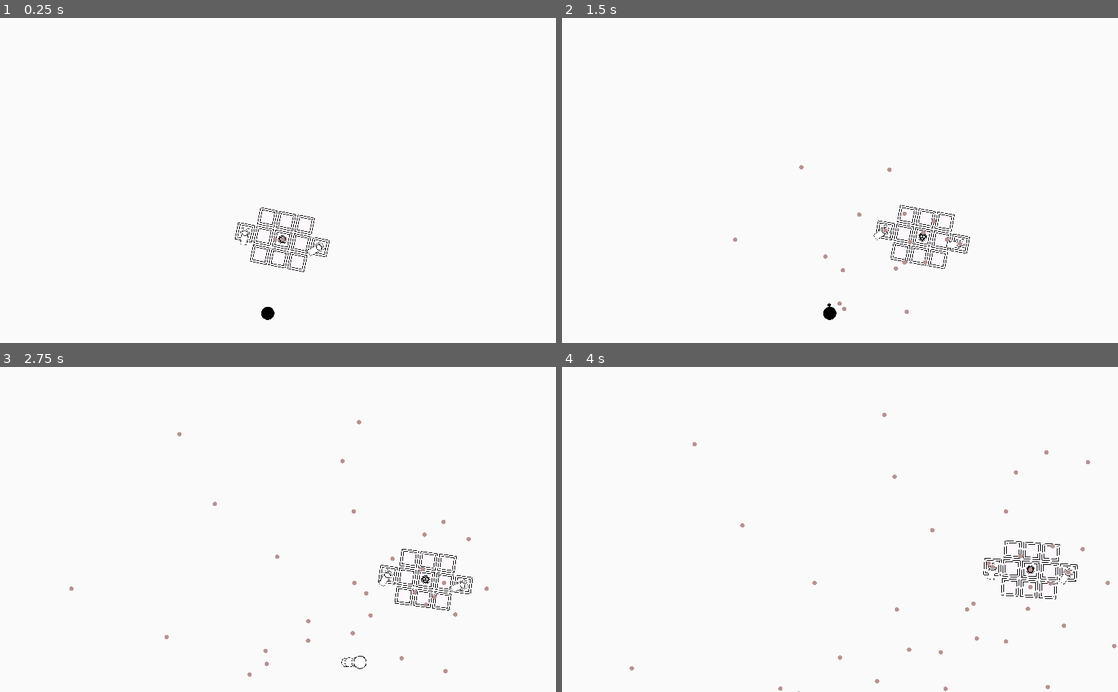
Above: before the commit, frames 1-4 (two rows, left to right).
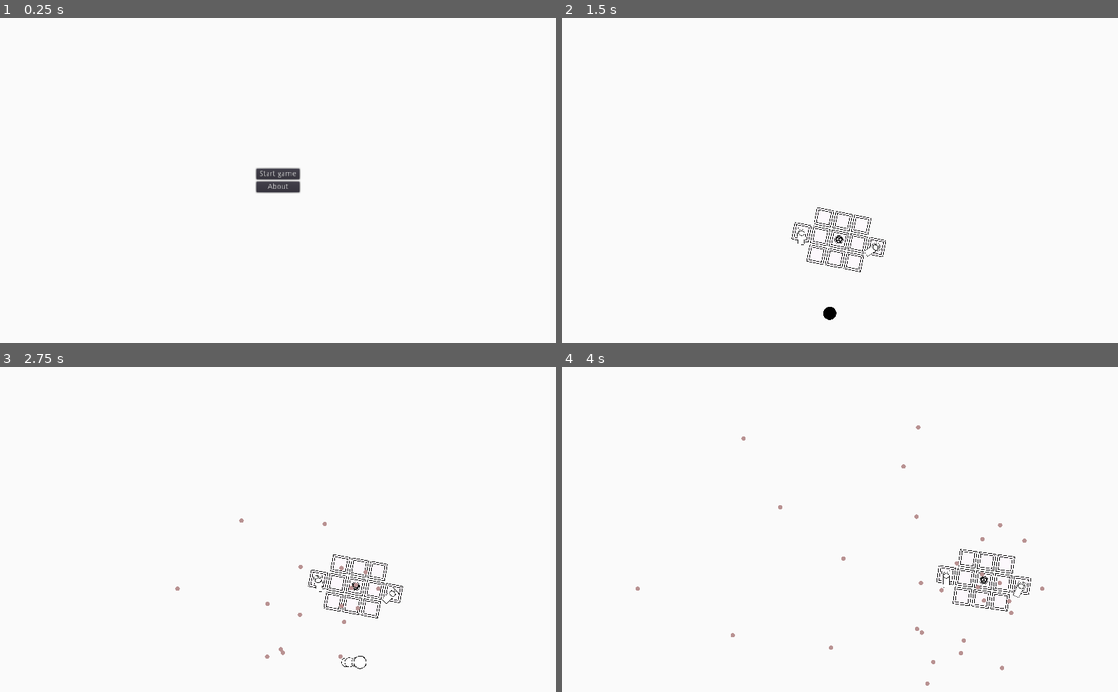
Above: after the commit, the same moments.

Repository: rrebane/ggj-2021-bullet-hell
Game: Godot game, scene res://menus/MainMenu.tscn
Same seed, same stepped clock (60 frames per second), same inputs: the game is played once before the commit and once after it. Before the commit the project starts from res://levels/Level1.tscn.
Inputs (mouse positions are in pixels of both pictures, inside the frame that each line leads up to):
- Up to frame 1 (0.25 s): no input
- Up to frame 2 (1.5 s): click (840, 187) at 0.5 s, where only the run after the commit has a clickable "About"; click (840, 174) at 1.25 s, where only the run after the commit has a clickable "Start game"
- Up to frame 3 (2.75 s): hold Right (right) from 2.03 s (still down); hold Shift (dash) from 2.03 s (still down)
- Up to frame 4 (4 s): release Right (right) at 2.78 s; release Shift (dash) at 2.78 s; hold Down (down) 2.78-3.53 s; tap Shift (dash) at 2.85 s; hold Right (right) from 3.53 s (still down); hold Shift (dash) from 3.53 s (still down)

The runs differ from the first frame. In frame 1, 1.2% of the frame differs, in the area x 42-60%, y 45-93%; in frame 2, 1.0%; in frame 3, 1.2%; in frame 4, 1.4%, in the area x 12-100%, y 14-100%.

Commit message:
Add MainMenu, LevelLoader singleton

Diff:
--- /dev/null
+++ b/LevelManager.gd
@@ -0,0 +1,40 @@
+extends Node
+
+
+var current_scene = null
+
+func _ready():
+		var root = get_tree().get_root()
+		current_scene = root.get_child( root.get_child_count() -1 )
+
+func goto_scene(path):
+
+	# This function will usually be called from a signal callback,
+	# or some other function from the running scene.
+	# Deleting the current scene at this point might be
+	# a bad idea, because it may be inside of a callback or function of it.
+	# The worst case will be a crash or unexpected behavior.
+
+	# The way around this is deferring the load to a later time, when
+	# it is ensured that no code from the current scene is running:
+
+	call_deferred("_deferred_goto_scene",path)
+
+
+func _deferred_goto_scene(path):
+
+	# Immediately free the current scene,
+	# there is no risk here.
+	current_scene.free()
+
+	# Load new scene
+	var s = ResourceLoader.load(path)
+
+	# Instance the new scene
+	current_scene = s.instance()
+
+	# Add it to the active scene, as child of root
+	get_tree().get_root().add_child(current_scene)
+
+	# optional, to make it compatible with the SceneTree.change_scene() API
+	get_tree().set_current_scene( current_scene )
--- /dev/null
+++ b/menus/MainMenu.gd
@@ -0,0 +1,21 @@
+extends Control
+
+
+# Declare member variables here. Examples:
+# var a = 2
+# var b = "text"
+export(String, FILE) var first_level
+
+# Called when the node enters the scene tree for the first time.
+func _ready():
+	pass # Replace with function body.
+
+
+# Called every frame. 'delta' is the elapsed time since the previous frame.
+#func _process(delta):
+#	pass
+
+
+func _on_StartGame_pressed():
+	LevelManager.goto_scene(first_level);
+	pass # Replace with function body.
--- /dev/null
+++ b/menus/MainMenu.tscn
@@ -0,0 +1,37 @@
+[gd_scene load_steps=2 format=2]
+
+[ext_resource path="res://menus/MainMenu.gd" type="Script" id=1]
+
+[node name="MainMenu" type="Control"]
+anchor_right = 1.0
+anchor_bottom = 1.0
+script = ExtResource( 1 )
+__meta__ = {
+"_edit_use_anchors_": false
+}
+first_level = "res://levels/Level1.tscn"
+
+[node name="CenterContainer" type="CenterContainer" parent="."]
+anchor_right = 1.0
+anchor_bottom = 1.0
+__meta__ = {
+"_edit_use_anchors_": false
+}
+
+[node name="VBoxContainer" type="VBoxContainer" parent="CenterContainer"]
+margin_left = 472.0
+margin_top = 278.0
+margin_right = 552.0
+margin_bottom = 322.0
+
+[node name="StartGame" type="Button" parent="CenterContainer/VBoxContainer"]
+margin_right = 80.0
+margin_bottom = 20.0
+text = "Start game"
+
+[node name="About" type="Button" parent="CenterContainer/VBoxContainer"]
+margin_top = 24.0
+margin_right = 80.0
+margin_bottom = 44.0
+text = "About"
+[connection signal="pressed" from="CenterContainer/VBoxContainer/StartGame" to="." method="_on_StartGame_pressed"]
--- a/project.godot
+++ b/project.godot
@@ -21,8 +21,12 @@
 [application]
 
 config/name="ggj-2021-bullet-hell"
-run/main_scene="res://levels/Level1.tscn"
+run/main_scene="res://menus/MainMenu.tscn"
 config/icon="res://icon.png"
+
+[autoload]
+
+LevelManager="*res://LevelManager.gd"
 
 [display]
 
